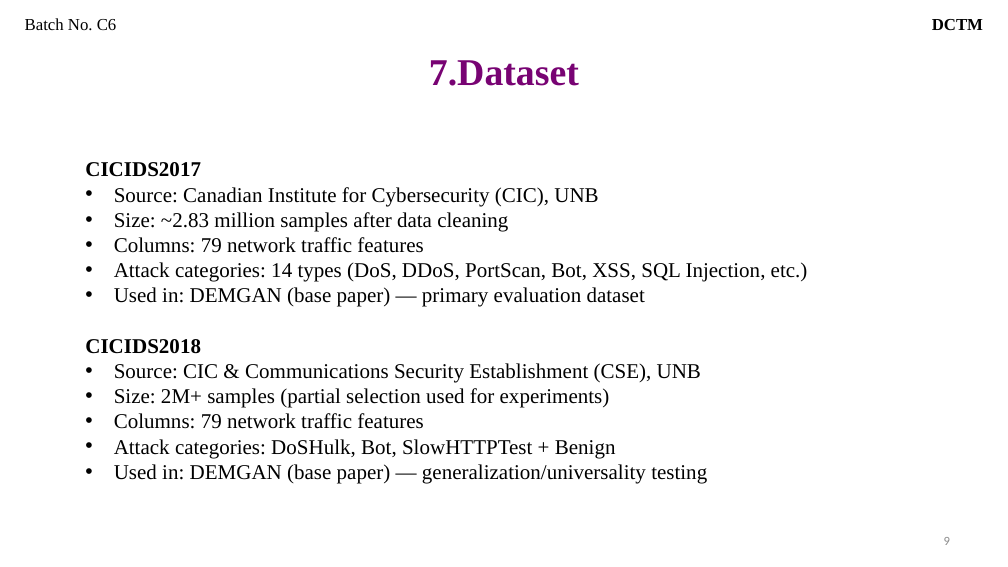
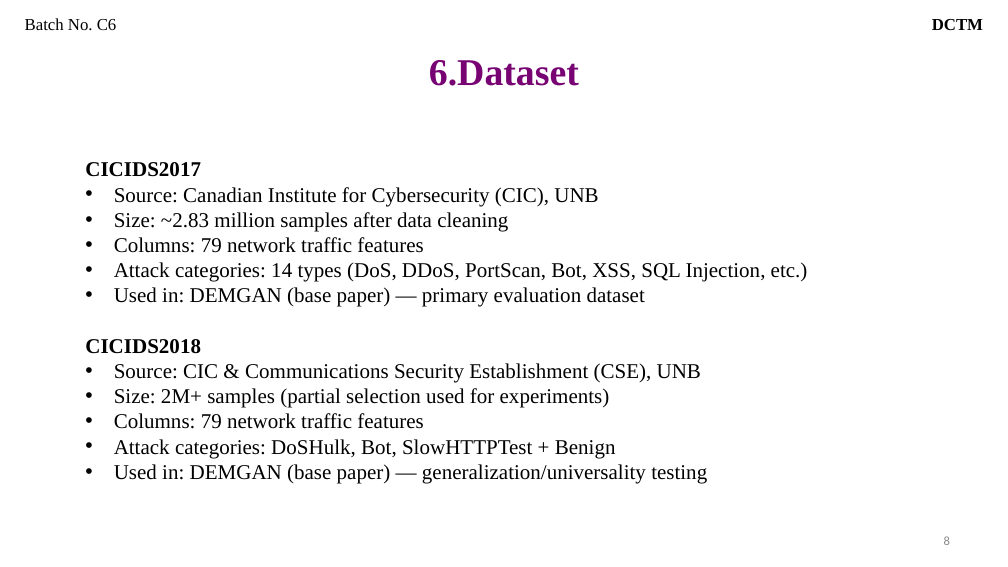
Before and after one commit to Thrinadh-25/DCTM, a slide deck: slide 8 of review 2/ppt main/review 2 c6 dctm.pptx (slide 9 before the commit). Drawn at 1008x567 pixels with LibreOffice and Linux fonts; fonts in the diff are those of the drawing. Boxes give left, top, right and bottom in pixels: in the first picture for what was removed or moved away, otherwise in the second. Text is boxed around its words. In the diff, an @@ line names an element or a change of style, - is before the commit and + after.

```diff
--- a/review 2/ppt main/review 2 c6 dctm.pptx
+++ b/review 2/ppt main/review 2 c6 dctm.pptx
@@ title at [429, 60, 579, 86]: text changed @@
-7.Dataset
+6.Dataset
```
Also in this commit, not shown: 6 other slides changed, 1 slide removed, 4 other files.
